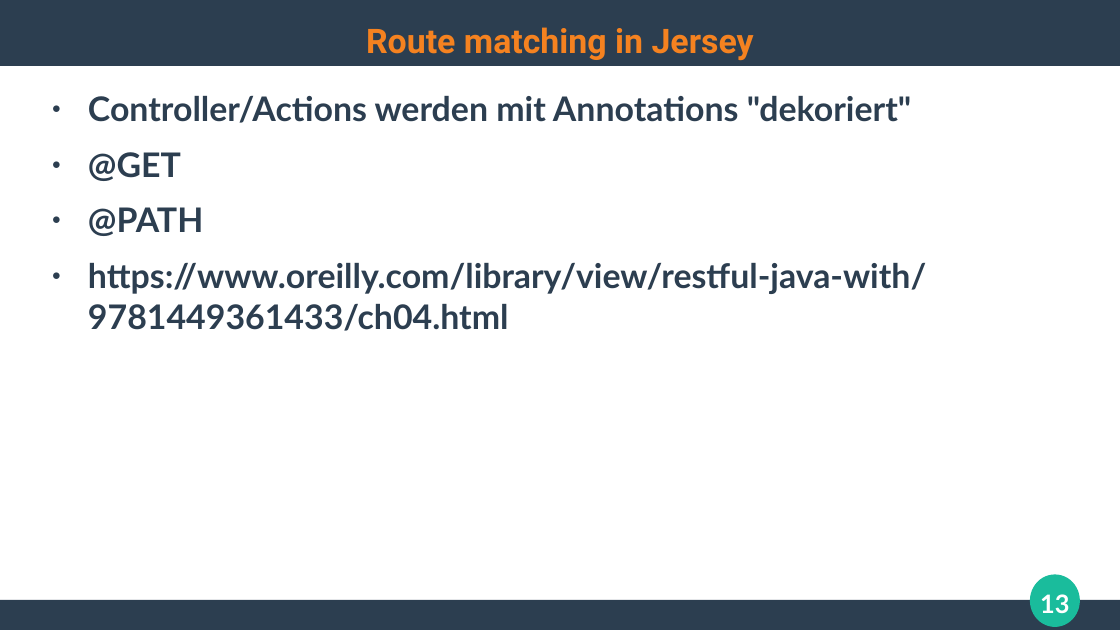
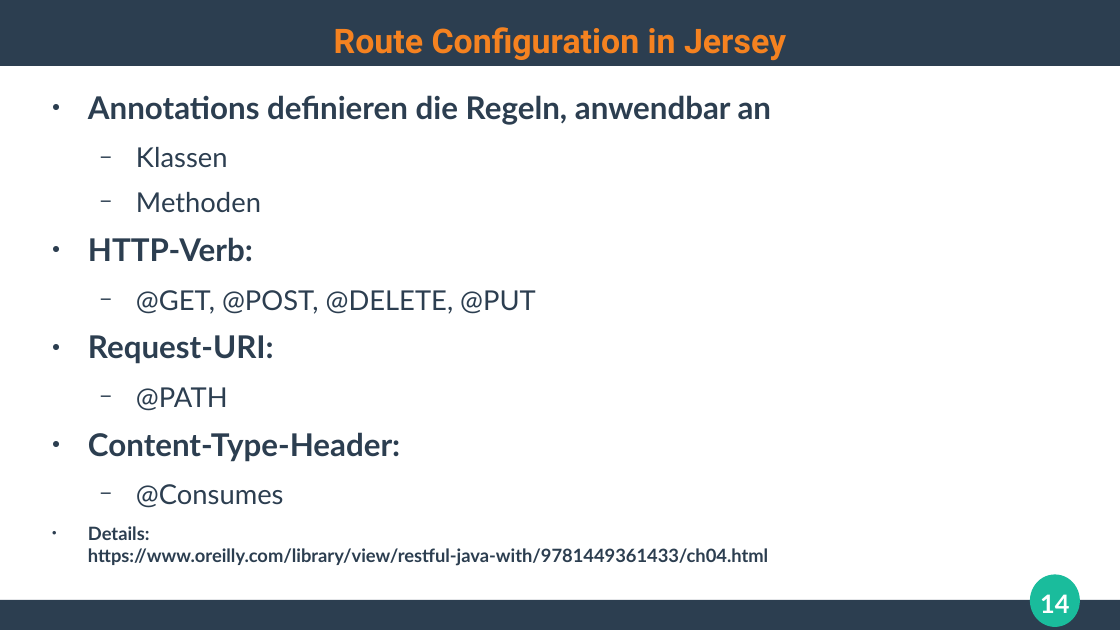
Before and after one commit to ghandmann/HS-AlbSig-WebAnwendungen2, a slide deck: slide 14 of Kapitel/04_WebFrameworks_1x1.odp (slide 13 before the commit). Drawn at 1120x630 pixels with LibreOffice and Linux fonts; fonts in the diff are those of the drawing. Boxes give left, top, right and bottom in pixels: in the first picture for what was removed or moved away, otherwise in the second. Text is boxed around its words. In the diff, an @@ line names an element or a change of style, - is before the commit and + after.

```diff
--- a/Kapitel/04_WebFrameworks_1x1.odp
+++ b/Kapitel/04_WebFrameworks_1x1.odp
@@ title at bbox=[334, 27, 786, 60]: text changed @@
-Route matching in Jersey
+Route Configuration in Jersey
@@ text at bbox=[88, 95, 772, 364]: text changed; size 24 to 22.2 pt @@
-● Controller/Actions werden mit Annotations "dekoriert"
-● @GET
+● Annotations definieren die Regeln, anwendbar an
+  − Klassen
+  − Methoden
+● HTTP-Verb:
+  − @GET, @POST, @DELETE, @PUT
+● Request-URI:
@@ text at bbox=[136, 387, 228, 411]: size 24 to 19.4 pt, bold off in "@PATH"; bullet ● to −; list level 1 to 2 in "@PATH" @@
@@ text at bbox=[88, 432, 768, 566]: text changed; size 24 to 12.9 pt @@
-● https://www.oreilly.com/library/view/restful-java-with/9781449361433/ch04.html
+● Content-Type-Header:
+  − @Consumes
+● Details:
+  https://www.oreilly.com/library/view/restful-java-with/9781449361433/ch04.html
@@ page number at bbox=[1040, 594, 1069, 613]: text changed @@
-13
+14
```
Also in this commit, not shown: 3 other slides changed, 6 slides added, 1 slide removed, 2 other files.
